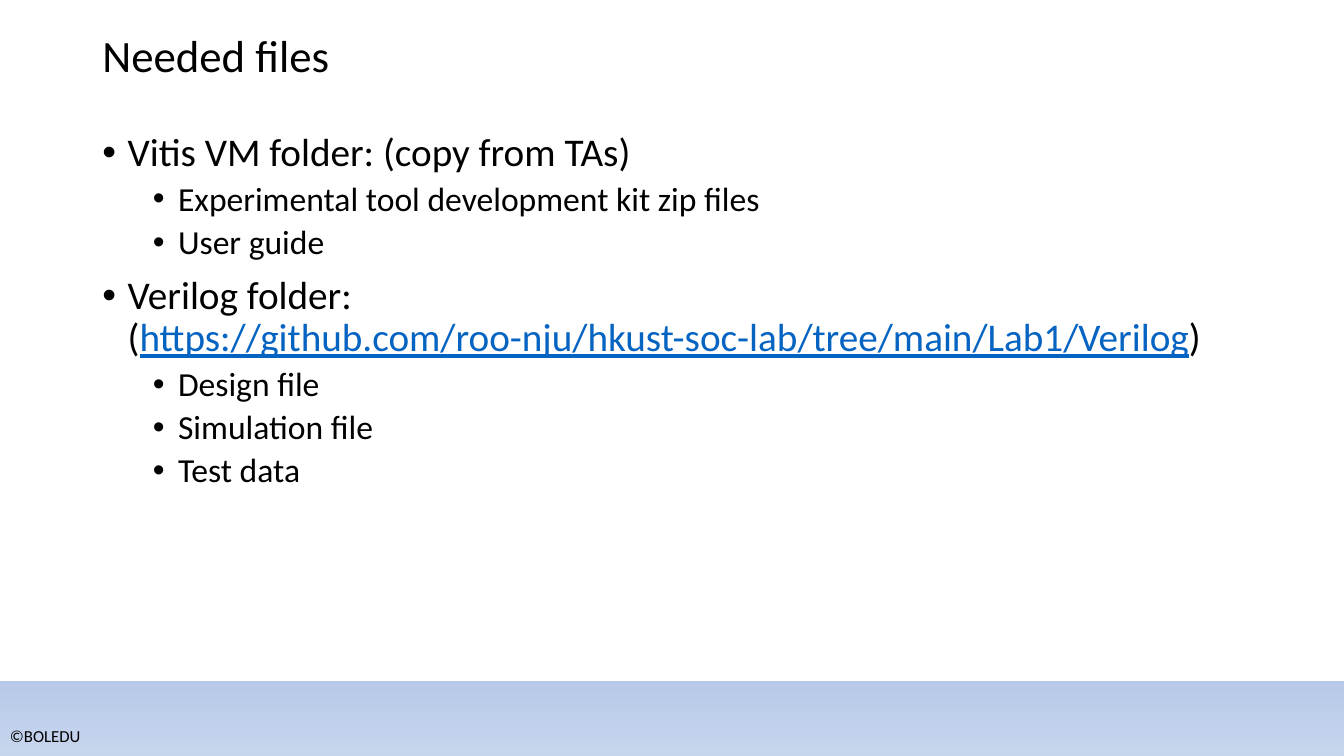
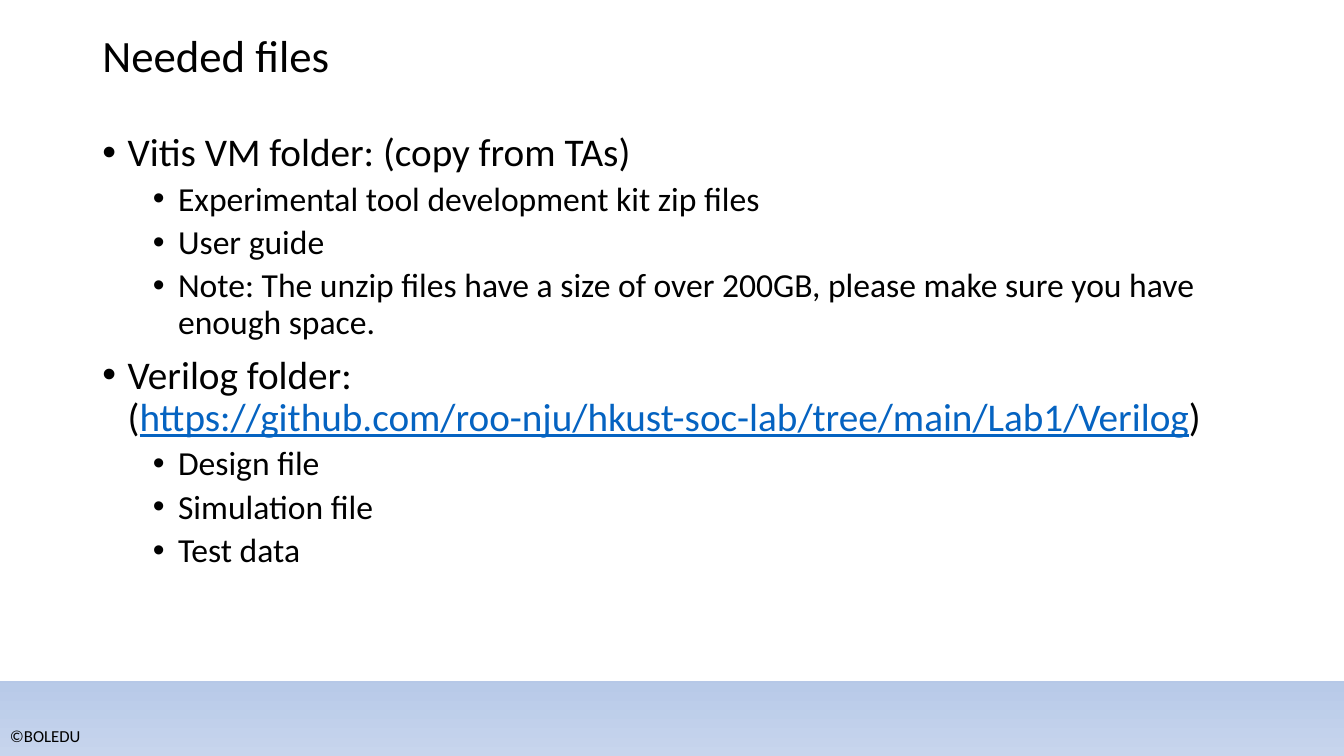
Before and after one commit to roo-nju/hkust-soc-lab, a slide deck: slide 3 of Lab1/Lab1 Workbook-Tool Installation.pptx. Drawn at 1344x756 pixels with LibreOffice and Linux fonts; fonts in the diff are those of the drawing; background and template pictures are left out. Boxes give left, top, right and bottom in pixels: in the first picture for what was removed or moved away, otherwise in the second. Text is boxed around its words. In the diff, an @@ line names an element or a change of style, - is before the commit and + after.

```diff
--- a/Lab1/Lab1 Workbook-Tool Installation.pptx
+++ b/Lab1/Lab1 Workbook-Tool Installation.pptx
@@ text at bbox=[178, 273, 1194, 340]: paragraph added @@
+  • Note: The unzip files have a size of over 200GB, please make sure you have enough space.
```
